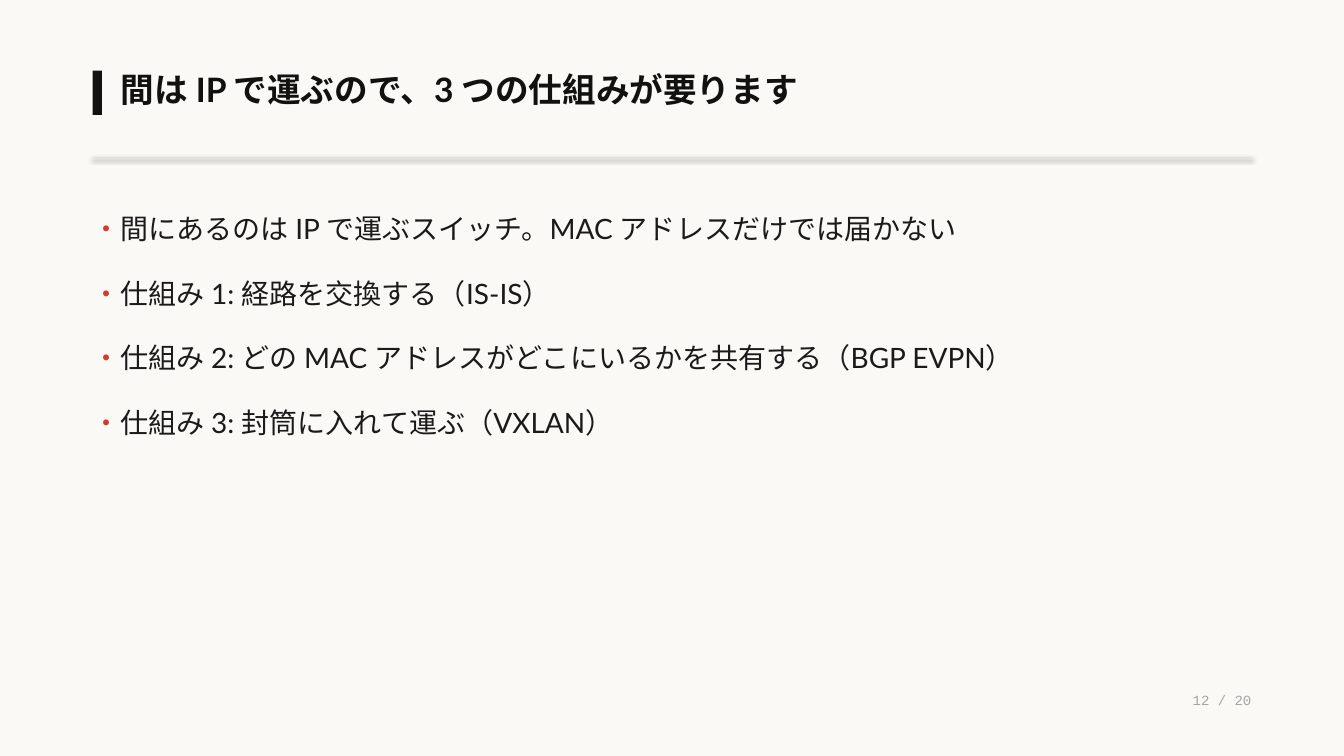
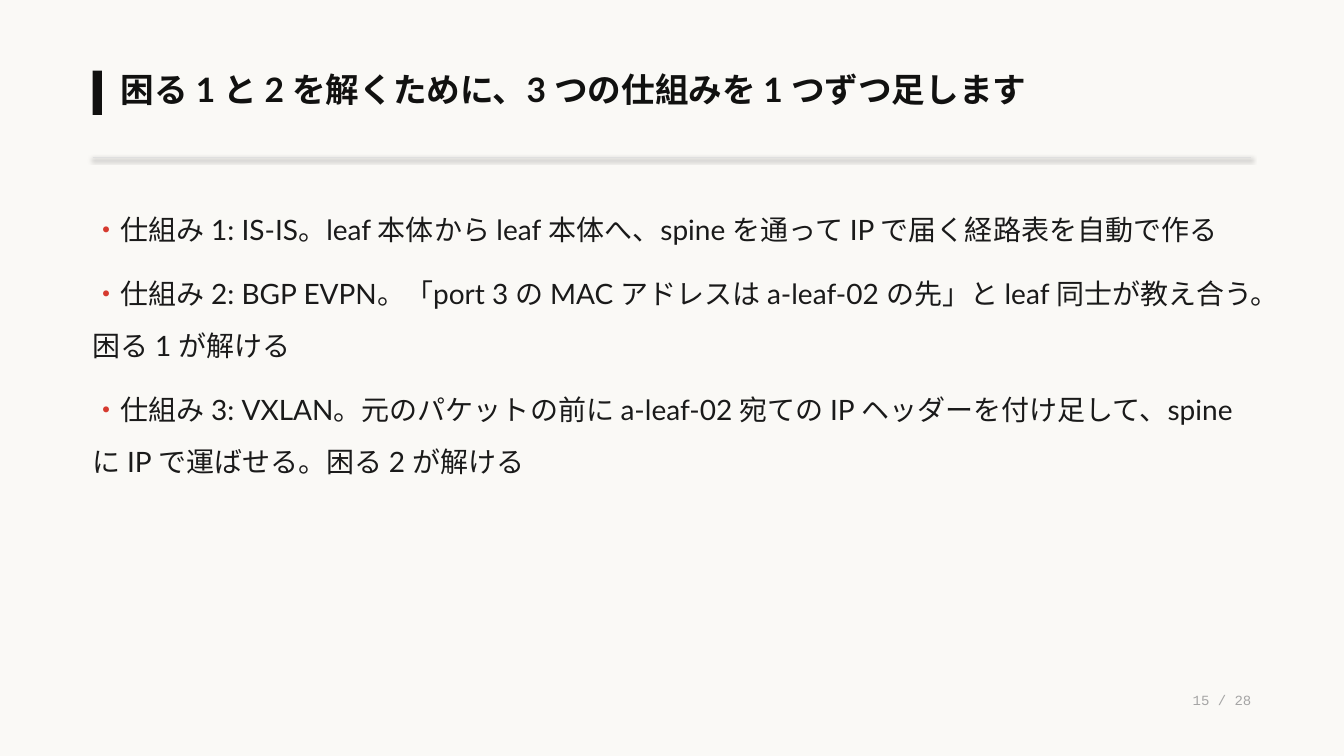
Before and after one commit to eddie-eights/nwc-poc, a slide deck: slide 15 of docs/lab-network-architecter.pptx (slide 12 before the commit). Drawn at 1344x756 pixels with LibreOffice and Linux fonts; fonts in the diff are those of the drawing. Boxes give left, top, right and bottom in pixels: in the first picture for what was removed or moved away, otherwise in the second. Text is boxed around its words. In the diff, an @@ line names an element or a change of style, - is before the commit and + after.

```diff
--- a/docs/lab-network-architecter.pptx
+++ b/docs/lab-network-architecter.pptx
@@ text at (121, 73, 1026, 105): text changed @@
-間は IP で運ぶので、3 つの仕組みが要ります
+困る 1 と 2 を解くために、3 つの仕組みを 1 つずつ足します
@@ text at (93, 216, 1279, 475): text changed @@
-・間にあるのは IP で運ぶスイッチ。MAC アドレスだけでは届かない
-・仕組み 1: 経路を交換する（IS-IS）
-・仕組み 2: どの MAC アドレスがどこにいるかを共有する（BGP EVPN）
-・仕組み 3: 封筒に入れて運ぶ（VXLAN）
+・仕組み 1: IS-IS。leaf 本体から leaf 本体へ、spine を通って IP で届く経路表を自動で作る
+・仕組み 2: BGP EVPN。「port 3 の MAC アドレスは a-leaf-02 の先」と leaf 同士が教え合う。困る 1 が解ける
+・仕組み 3: VXLAN。元のパケットの前に a-leaf-02 宛ての IP ヘッダーを付け足して、spine に IP で運ばせる。困る 2 が解ける
@@ text at (1193, 696, 1252, 705): text changed @@
-12 / 20
+15 / 28
```
Also in this commit, not shown: 18 other slides changed, 8 slides added, 1 other file.
